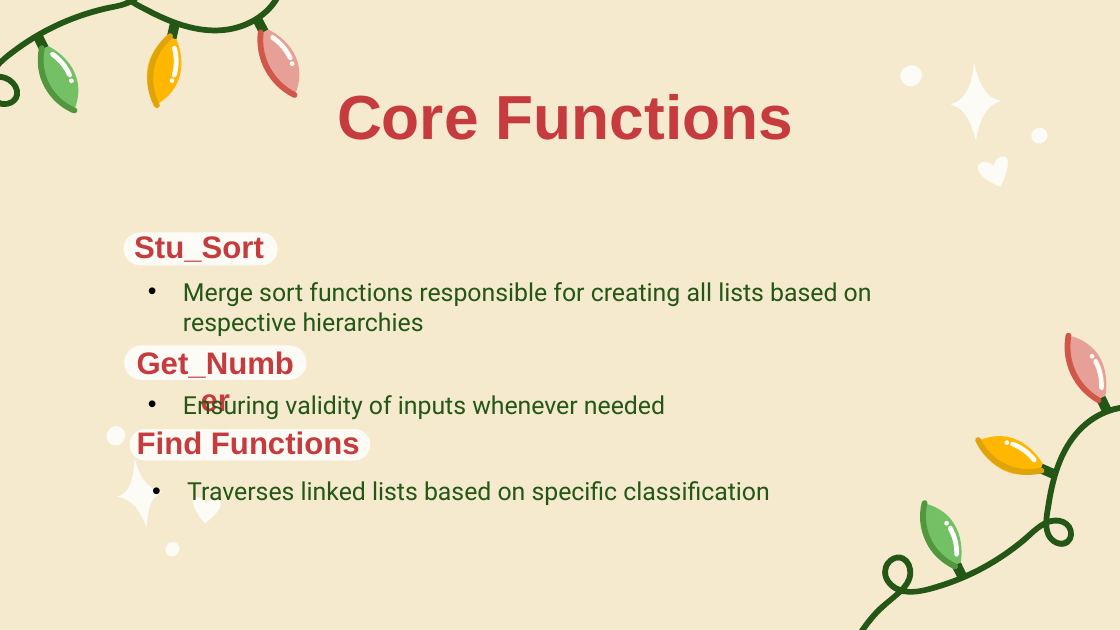
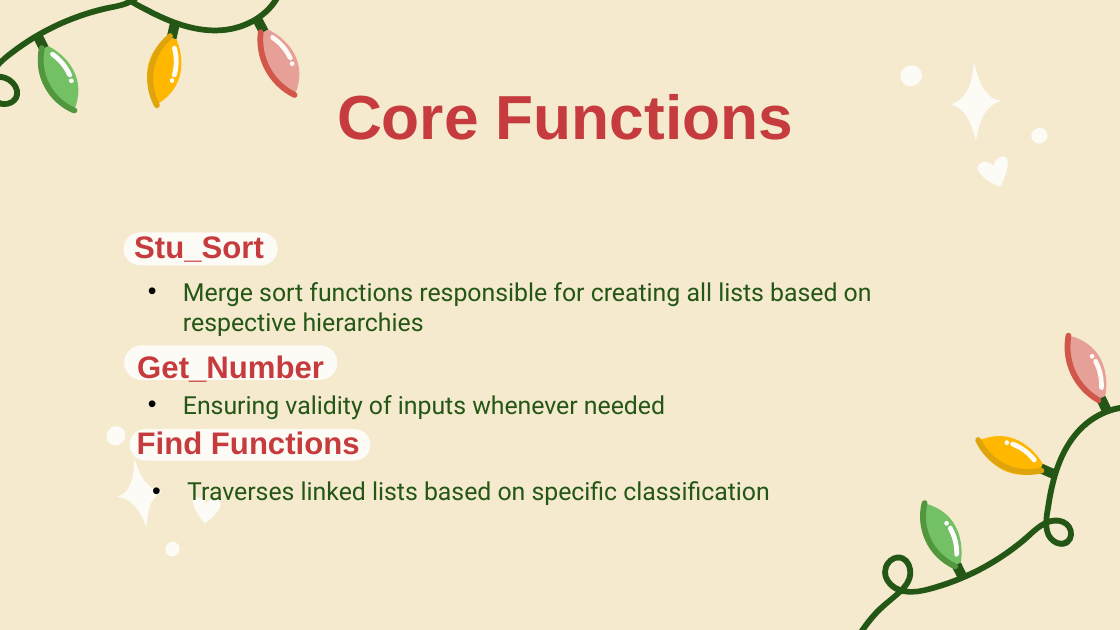
Before and after one commit to SatireSage/Admission-System, a slide deck: slide 7 of projFinal/proj.pptx. Drawn at 1120x630 pixels with LibreOffice and Linux fonts; fonts in the diff are those of the drawing. Boxes give left, top, right and bottom in pixels: in the first picture for what was removed or moved away, otherwise in the second. Text is boxed around its words. In the diff, an @@ line names an element or a change of style, - is before the commit and + after.

```diff
--- a/projFinal/proj.pptx
+++ b/projFinal/proj.pptx
@@ text "Get_Number" rewrapped from <box>137,351,294,378</box> to <box>137,355,324,382</box> @@
@@ rounded rectangle: place and size @@
-rounded rectangle at <box>124,345,307,380</box>
+rounded rectangle at <box>124,345,337,380</box>
```
Also in this commit, not shown: 5 other slides changed, 2 other files.
